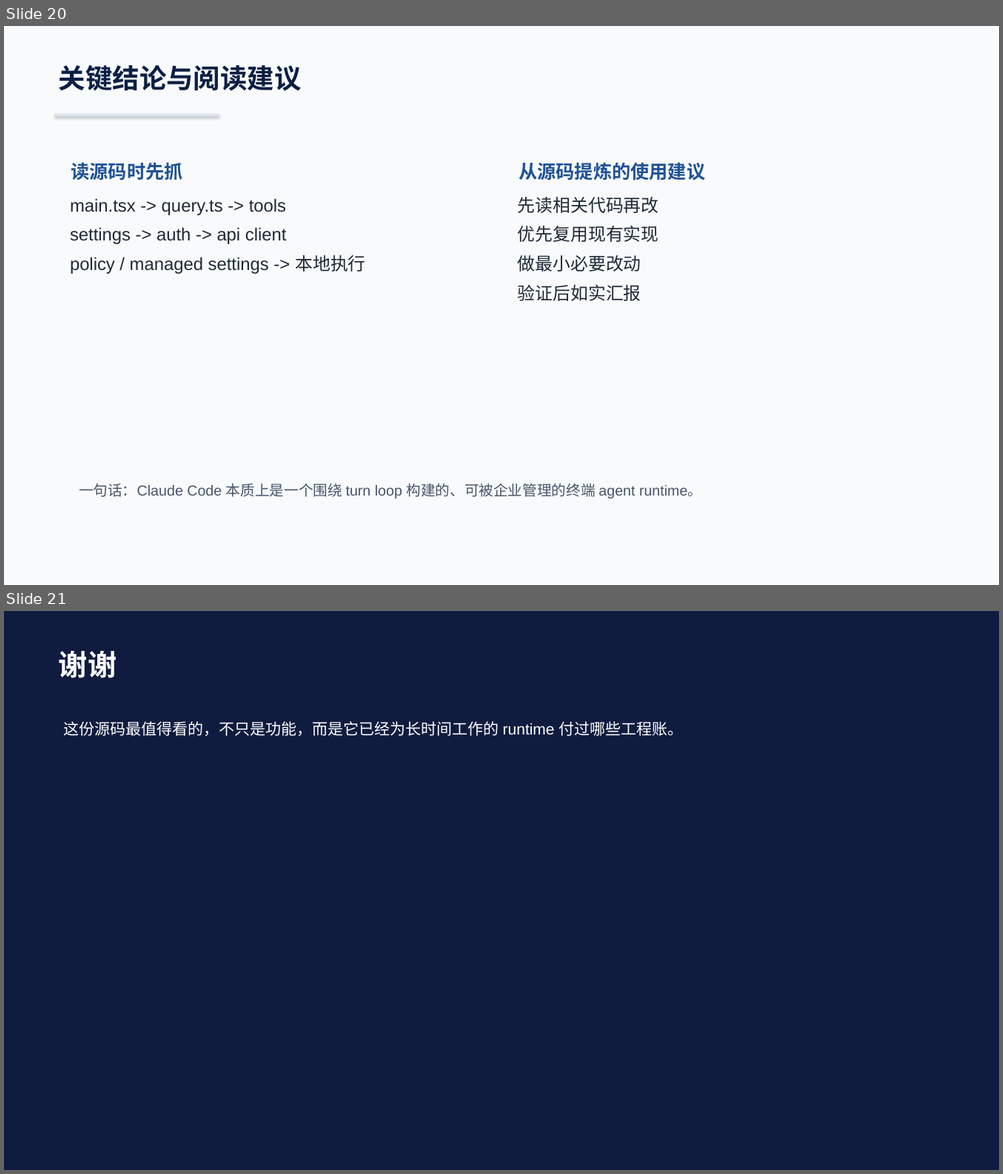
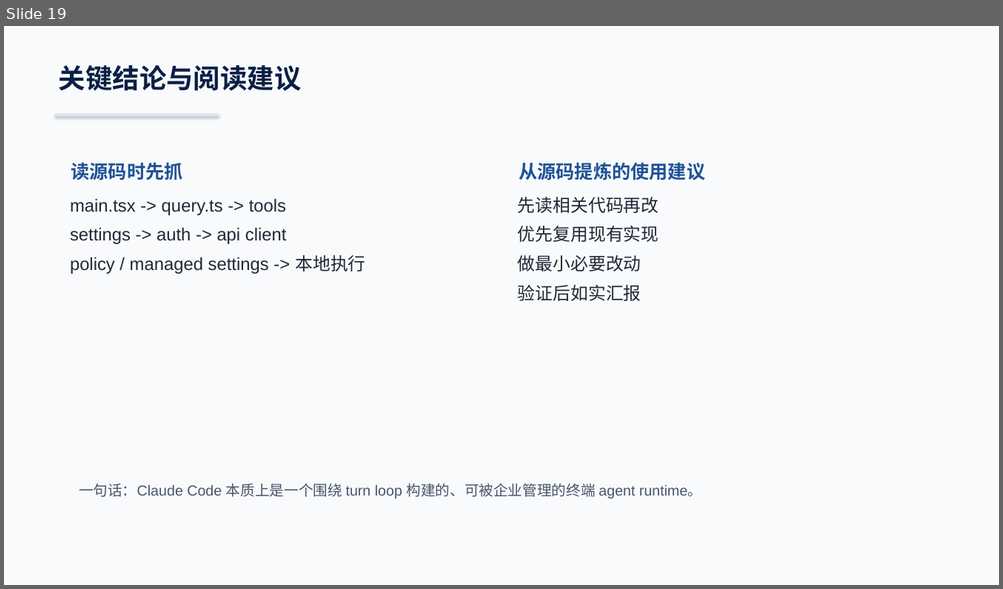
Before and after one commit to boboliu-1010/ccode, a slide deck: docs/zh/00-代码总览与运行时走读-WPS兼容版.pptx. Shown one above the other, each under a label of ours: slides 20 and 21 before the commit, slide 19 after it. The pictures are 1003x1174 and 1003x589 pixels, drawn with LibreOffice and Linux fonts; fonts in the diff are those of the drawing. Boxes give left, top, right and bottom in pixels: in the first picture for what was removed or moved away, otherwise in the second. Text is boxed around its words. In the diff, an @@ line names an element or a change of style, - is before the commit and + after.

```diff
--- a/docs/zh/00-代码总览与运行时走读-WPS兼容版.pptx
+++ b/docs/zh/00-代码总览与运行时走读-WPS兼容版.pptx
@@ slide 21 removed at bbox=[4, 611, 999, 1170], background #101C3F @@
@@ text removed at bbox=[59, 650, 116, 678] @@
-谢谢
@@ text removed at bbox=[64, 721, 683, 736] @@
-这份源码最值得看的，不只是功能，而是它已经为长时间工作的 runtime 付过哪些工程账。
@@ what was slide 20 is now slide 19 @@
```
Also in this commit, not shown: 3 slides changed, 1 slide added, 2 other slides removed, 2 other files.
